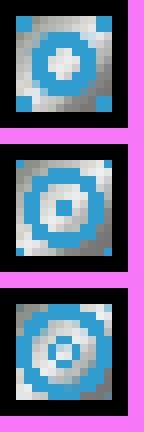
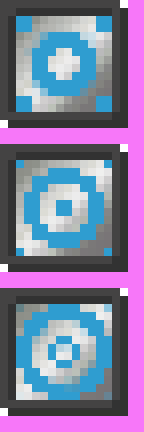
Layers edited between the first and the second 144 × 432 image:
painted on "fg" over [left=0, top=0, right=128, bottom=416]
painted on "outline" over [left=0, top=0, right=128, bottom=416]
painted on "bg" over [left=0, top=0, right=128, bottom=416]
